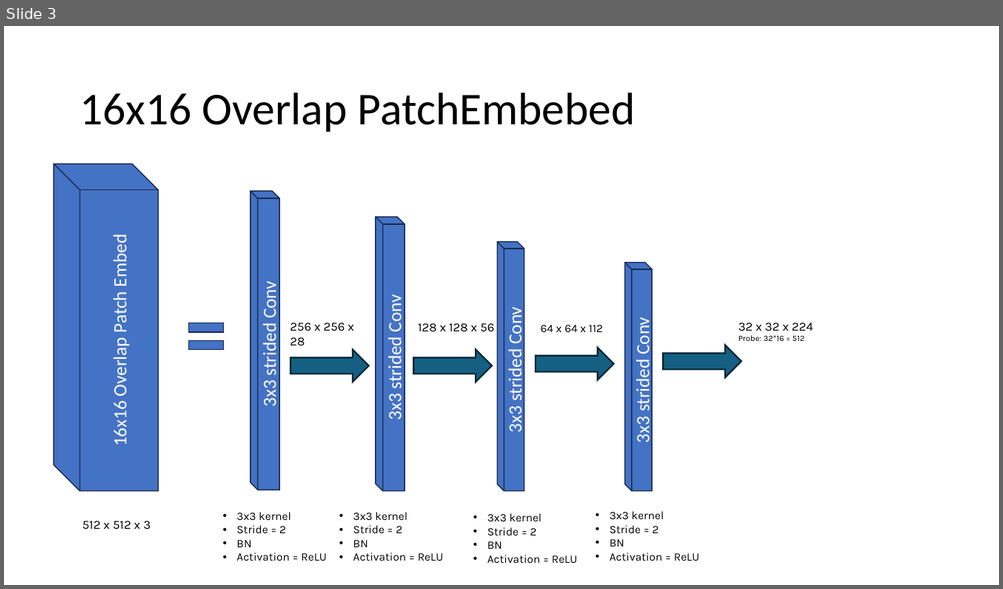
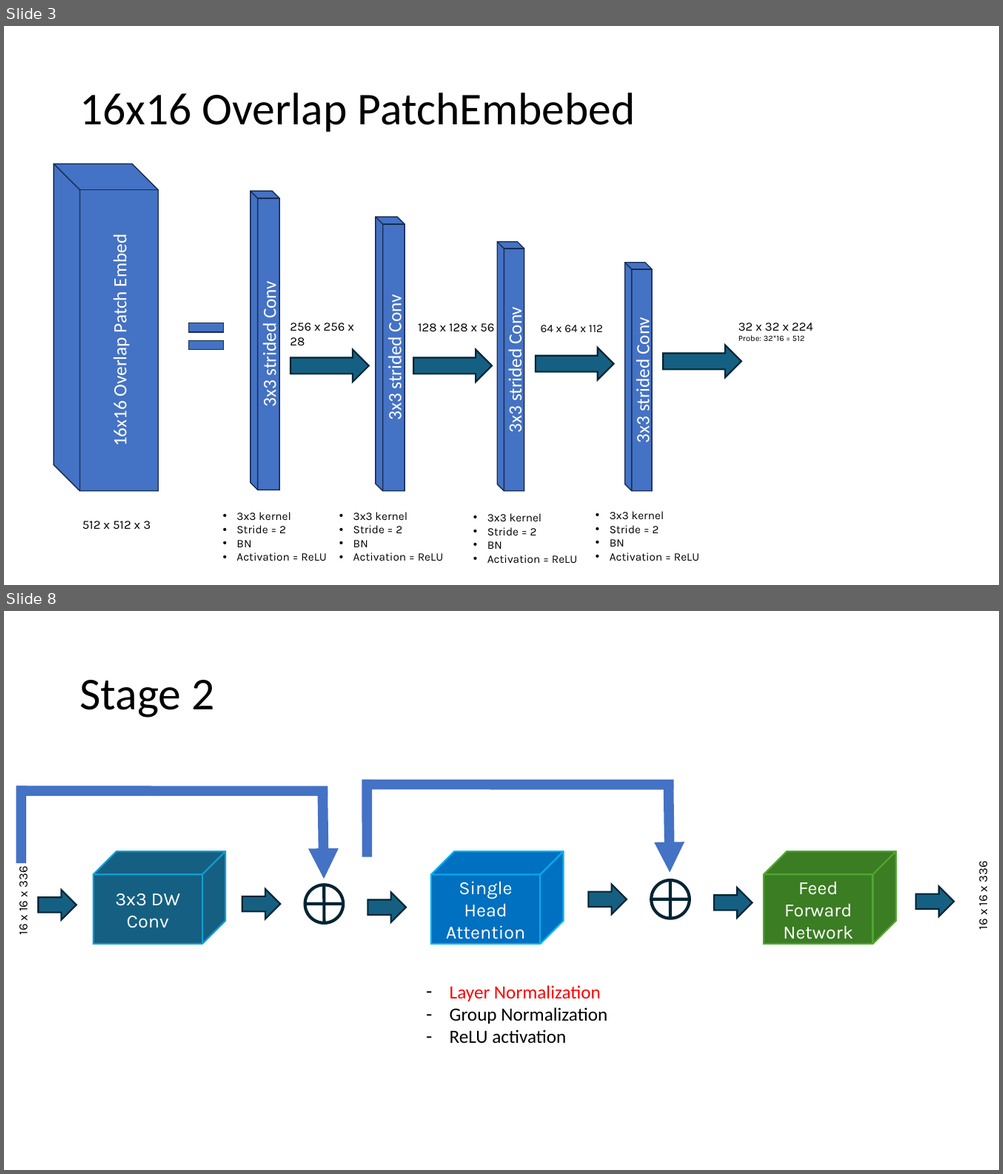
Before and after one commit to CGD16/PDF_Exchanger, a slide deck: SHVIT/PowerPoint/SHViT zerlegt.odp. Shown one above the other, each under a label of ours: slide 3 before the commit, slides 3 and 8 after it; the slides between them are not shown. The pictures are 1003x589 and 1003x1174 pixels, drawn with LibreOffice and Linux fonts; fonts in the diff are those of the drawing. Boxes give left, top, right and bottom in pixels: in the first picture for what was removed or moved away, otherwise in the second. Text is boxed around its words. In the diff, an @@ line names an element or a change of style, - is before the commit and + after.

```diff
--- a/SHVIT/PowerPoint/SHViT zerlegt.odp
+++ b/SHVIT/PowerPoint/SHViT zerlegt.odp
@@ slide 8 added at (x1=4, y1=611, x2=999, y2=1170), background #FFFFFF @@
@@ title added at (x1=79, y1=680, x2=214, y2=718), 44 pt, text #000000 @@
+Stage 2
@@ line added from (21, 786) to (21, 864), #4472C4 9.75 pt @@
@@ line added from (363, 785) to (673, 785), #4472C4 9.75 pt @@
@@ line added from (367, 780) to (367, 857), #4472C4 9.75 pt @@
@@ arrow added from (668, 785) to (669, 873), #4472C4 9.75 pt @@
@@ line added from (17, 791) to (328, 791), #4472C4 9.75 pt @@
@@ arrow added from (323, 791) to (324, 879), #4472C4 9.75 pt @@
@@ freeform shape added at (x1=94, y1=852, x2=225, y2=945), fill #156082, outline #0F9ED5 1.5 pt, 18 pt, text #FFFFFF @@
+3x3 DW Conv
@@ freeform shape added at (x1=431, y1=852, x2=563, y2=945), fill #0070C0, outline #00B0F0 1.5 pt, 18 pt, text #FFFFFF @@
+Single Head Attention
@@ freeform shape added at (x1=763, y1=852, x2=896, y2=945), fill #3B7D23, outline #4EA72E 1.5 pt, 18 pt, text #FFFFFF @@
+Feed Forward Network
@@ text added at (x1=14, y1=868, x2=31, y2=935), 12 pt, text #000000 @@
+16 x 16 x 336
@@ freeform shape added at (x1=297, y1=877, x2=350, y2=931), outline #042433 3 pt @@
@@ freeform shape added at (x1=643, y1=872, x2=697, y2=926), outline #042433 3 pt @@
@@ text added at (x1=974, y1=863, x2=990, y2=929), 12 pt, text #000000 @@
+16 x 16 x 336
@@ freeform shape added at (x1=38, y1=890, x2=77, y2=920), fill #156082, outline #042433 1.5 pt @@
@@ freeform shape added at (x1=242, y1=889, x2=280, y2=919), fill #156082, outline #042433 1.5 pt @@
@@ freeform shape added at (x1=368, y1=892, x2=406, y2=922), fill #156082, outline #042433 1.5 pt @@
@@ freeform shape added at (x1=588, y1=885, x2=626, y2=914), fill #156082, outline #042433 1.5 pt @@
@@ freeform shape added at (x1=714, y1=888, x2=751, y2=917), fill #156082, outline #042433 1.5 pt @@
@@ freeform shape added at (x1=916, y1=886, x2=954, y2=916), fill #156082, outline #042433 1.5 pt @@
@@ text added at (x1=449, y1=985, x2=607, y2=1044), 18 pt, text #000000 @@
+– Layer Normalization
+– Group Normalization
+– ReLU activation
```
Also in this commit, not shown: 1 slide changed, 11 other slides added, 6 slides removed, 5 other files.
